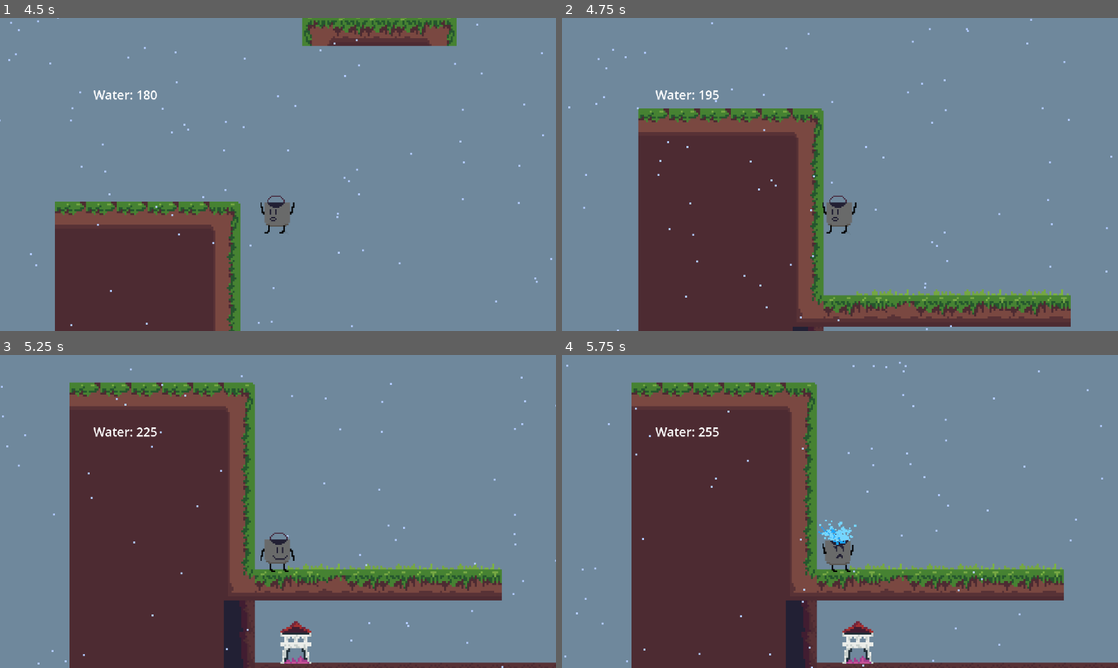
Above: before the commit, frames 1-4 (two rows, left to right).
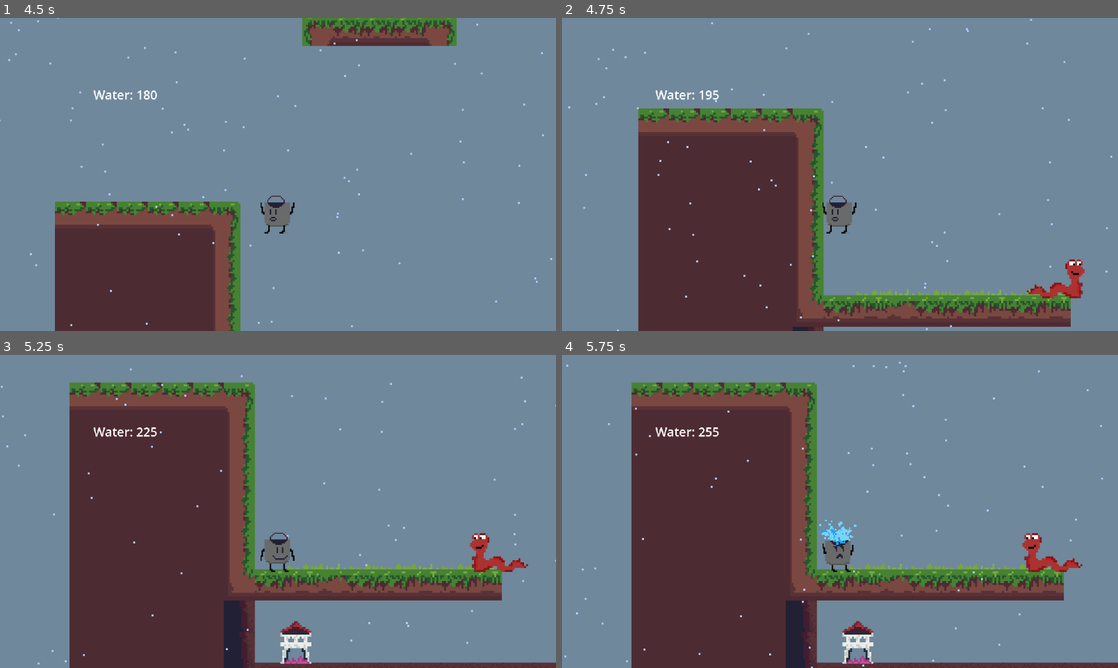
Above: after the commit, the same moments.

Repository: nsriv531/GWJ58
Game: Godot game, scene res://Scene/Level3.tscn
Two runs of this game, one before a commit and one after it. Both use one fixed random seed, a clock stepped at 60 frames per second and the inputs below. This scene is started directly instead of the project's main scene.
Inputs:
- Up to frame 1 (4.5 s): hold D (right) 0.53-2.03 s; tap Space (dump) every 0.75 s from 0.6 to 4.35 s; tap W (jump) at 0.77, 1.52, 3.02, 3.77 s; hold A (left) 2.03-2.78 s; hold D (right) 2.78-4.28 s; hold A (left) from 4.28 s (still down)
- Up to frame 2 (4.75 s): keep holding A (left); tap W (jump) at 4.52 s
- Up to frame 3 (5.25 s): release A (left) at 5.03 s; hold D (right) from 5.03 s (still down); tap Space (dump) at 5.1 s
- Up to frame 4 (5.75 s): keep holding D (right)

Frame 1 is identical in both runs. In frame 2, 0.5% of the frame differs, in the area x 83-94%, y 77-90%; in frame 3, 0.5%, in the area x 84-95%, y 56-100%; in frame 4, 0.5%.

Commit message:
enemy code working

Diff:
--- a/Objects/Snake.gd
+++ b/Objects/Snake.gd
@@ -1,6 +1,8 @@
 extends Area2D
 enum{ALIVE,DEAD,HIT}
 
+var is_moving_right = true
+var linear_velocity = 50
 var health = 1000
 var state
 
@@ -14,6 +16,7 @@
 		$AnimatedSprite2D.play("hit")
 
 func _ready():
+	$Timer.start()
 	state = ALIVE
 	$AnimatedSprite2D.play("default")
 	pass
@@ -27,8 +30,15 @@
 		if $AnimatedSprite2D.frame == 1:
 			state = ALIVE
 	if state == ALIVE:
+		movement(delta)
 		$AnimatedSprite2D.play("default")
-
+func movement(delta):
+	if is_moving_right == true:
+		position.x += linear_velocity * delta
+		$AnimatedSprite2D.flip_h = true
+	elif  is_moving_right == false:
+		position.x += -linear_velocity * delta
+		$AnimatedSprite2D.flip_h = false
 
 func _on_body_entered(body):
 	if body.is_in_group("Player") && state == ALIVE:
@@ -38,3 +48,11 @@
 			body.velocity.y = body.JUMP_VELOCITY
 		else:
 			body.hit()
+
+
+func _on_timer_timeout() -> void:
+	if  is_moving_right == true:
+		is_moving_right= false
+	elif is_moving_right == false:
+		is_moving_right = true
+	pass # Replace with function body.
--- a/Objects/Snake.tscn
+++ b/Objects/Snake.tscn
@@ -74,7 +74,7 @@
 
 [node name="AnimatedSprite2D" type="AnimatedSprite2D" parent="."]
 sprite_frames = SubResource("SpriteFrames_uffe5")
-animation = &"hit"
+frame_progress = 0.940474
 
 [node name="LightOccluder2D" type="LightOccluder2D" parent="."]
 occluder = SubResource("OccluderPolygon2D_3pj7l")
@@ -82,4 +82,8 @@
 [node name="Node2D" type="Node2D" parent="."]
 position = Vector2(0, -0.5)
 
+[node name="Timer" type="Timer" parent="."]
+wait_time = 5.0
+
 [connection signal="body_entered" from="." to="." method="_on_body_entered"]
+[connection signal="timeout" from="Timer" to="." method="_on_timer_timeout"]
--- a/Scene/Level3.tscn
+++ b/Scene/Level3.tscn
@@ -8,6 +8,7 @@
 [ext_resource type="PackedScene" uid="uid://d4i030m5ayshh" path="res://Art/clouds/sky.tscn" id="6_lqlr5"]
 [ext_resource type="PackedScene" uid="uid://cio8icrsxqxnq" path="res://Objects/Wind.tscn" id="7_ihreo"]
 [ext_resource type="PackedScene" uid="uid://h4wtj1ukqxig" path="res://Objects/Spring.tscn" id="8_p18oa"]
+[ext_resource type="PackedScene" uid="uid://b7xy5rq50tww7" path="res://Objects/Snake.tscn" id="9_6yuqg"]
 
 [sub_resource type="ParticleProcessMaterial" id="ParticleProcessMaterial_j3ubl"]
 emission_shape = 3
@@ -82,6 +83,9 @@
 position = Vector2(718, 426)
 JUMP_HEIGHT = -1600
 
+[node name="Snake" parent="." instance=ExtResource("9_6yuqg")]
+position = Vector2(-42, 380)
+
 [connection signal="push_player_back" from="wind1" to="Player" method="_on_wind_push_player_back"]
 [connection signal="push_player_back" from="wind2" to="Player" method="_on_wind_push_player_back"]
 [connection signal="push_player_back" from="Wind3" to="Player" method="_on_wind_push_player_back"]
Not shown: 1 places in Objects/Salamander.tscn that only renumber resources
Not shown: 1 places in Scene/Level3.tscn that only renumber resources
